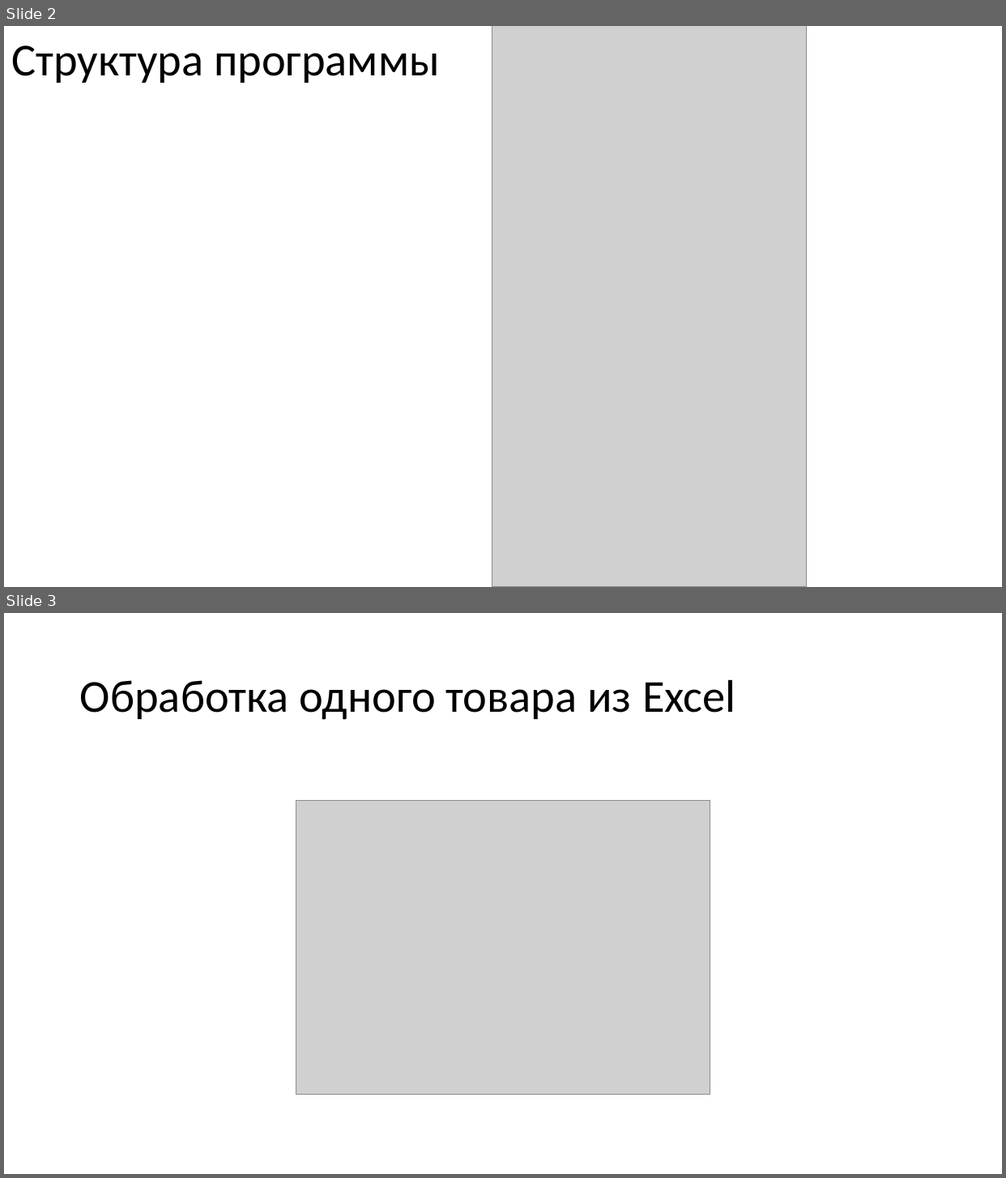
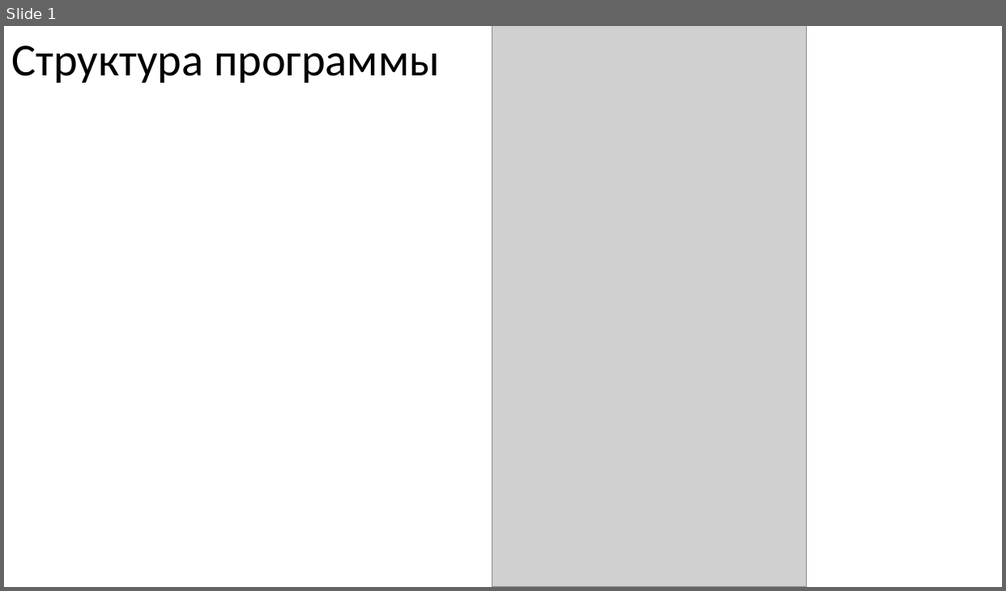
Before and after one commit to KsQRooW/-hackathon-serverchallenge, a slide deck: docs/checkpoint2.pptx. Shown one above the other, each under a label of ours: slides 2 and 3 before the commit, slide 1 after it. The pictures are 1006x1178 and 1006x591 pixels, drawn with LibreOffice and Linux fonts; fonts in the diff are those of the drawing; grey boxes stand for pictures. Boxes give left, top, right and bottom in pixels: in the first picture for what was removed or moved away, otherwise in the second. Text is boxed around its words. In the diff, an @@ line names an element or a change of style, - is before the commit and + after.

```diff
--- a/docs/checkpoint2.pptx
+++ b/docs/checkpoint2.pptx
@@ slide 3 removed at box(4, 613, 1002, 1174), background #FFFFFF @@
@@ title removed at box(80, 679, 736, 720) @@
-Обработка одного товара из Excel
@@ picture removed at box(296, 801, 710, 1094) @@
@@ what was slide 2 is now slide 1 @@
```
Also in this commit, not shown: 2 slides changed, 9 slides added, 5 other slides removed, 1 other file.
